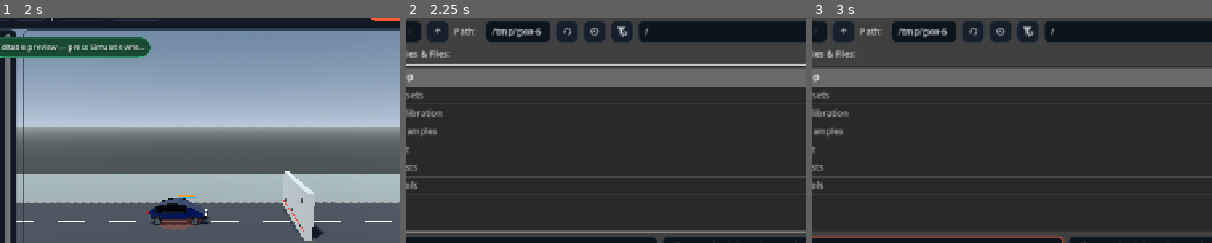
Above: before the commit, frames 1-3 (left to right).
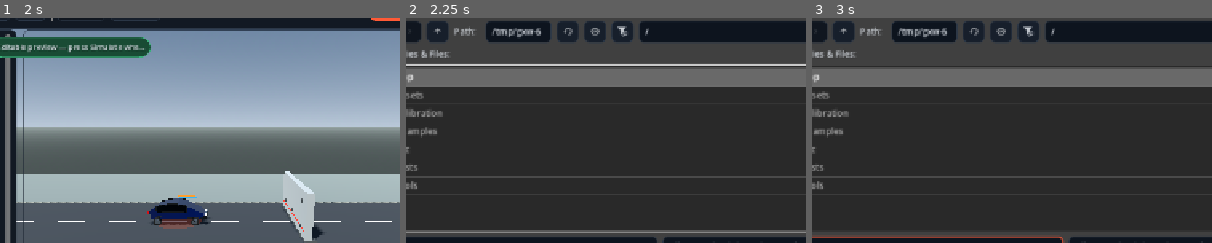
Above: after the commit, the same moments.

Repository: ArrowSK/crashvector
Game: Godot game, scene res://app/main.tscn
Two runs of this game, one before a commit and one after it. Both use one fixed random seed, a clock stepped at 60 frames per second and the inputs below.
Inputs (mouse positions are % of the whole screen's width and height, from its top left):
- Up to frame 1 (2 s): click "New" at 0.5 s; click "New" at 1.25 s
- Up to frame 2 (2.25 s): click "Open" at 2 s
- Up to frame 3 (3 s): click (36, 59) at 2.77 s; type "12" at 2.85 s
The pictures show only the part of the screen within x 21-71%, y 8-58%; the shares and areas given below are measured in that part.

Frame 1 is identical in both runs. In frame 2, 0.1% of the frame differs, in the area x 39-61%, y 3-9%; in frame 3, 0.1%.

Commit message:
M11: account capped static contact work

Diff:
--- a/src/simulation/vehicle_static_contact.gd
+++ b/src/simulation/vehicle_static_contact.gd
@@ -45,10 +45,6 @@
 	damping_ratio = damping_ratio_for_restitution(restitution)
 
 static func damping_ratio_for_restitution(coefficient: float) -> float:
-	# Kelvin-Voigt contact uses the standard under-damped oscillator mapping
-	# between coefficient of restitution and damping ratio. Near-zero requested
-	# restitution intentionally approaches critical damping instead of leaving
-	# the provisional M11 contact highly elastic.
 	var e := clampf(coefficient, 0.0001, 0.9999)
 	var log_e := log(e)
 	return clampf(-log_e / sqrt(PI * PI + log_e * log_e), 0.0, 1.0)
@@ -67,9 +63,6 @@
 		_apply_node_force(node, contact_data["normal"], float(contact_data["penetration"]), delta_s, elapsed_s)
 
 func resolve_model(model: StructuralModel, elapsed_s: float) -> void:
-	# Compatibility entry point for older callers. Production M11 simulation
-	# uses apply_forces() between StructuralModel.prepare_substep() and
-	# integrate_substep().
 	apply_forces(model, 1.0 / 240.0, elapsed_s)
 
 func _contact_for_point(point_m: Vector3) -> Dictionary:
@@ -123,10 +116,14 @@
 	var critical_damping := 2.0 * sqrt(maxf(normal_stiffness_n_m * node.mass_kg, 0.0))
 	var damping_coefficient := critical_damping * clampf(damping_ratio, 0.0, 1.0)
 	var damping_force := damping_coefficient * closing_speed
-	var normal_force := minf(spring_force + damping_force, maximum_force_per_node_n)
+	var requested_force := spring_force + damping_force
+	var normal_force := minf(requested_force, maximum_force_per_node_n)
+	var force_scale := normal_force / maxf(requested_force, 0.000001)
+	var applied_spring_force := spring_force * force_scale
+	var applied_damping_force := damping_force * force_scale
 	node.add_force(n * normal_force)
-	current_contact_energy_j += 0.5 * normal_stiffness_n_m * penetration_m * penetration_m
-	accumulated_dissipation_j += damping_force * closing_speed * delta_s
+	current_contact_energy_j += 0.5 * applied_spring_force * penetration_m
+	accumulated_dissipation_j += applied_damping_force * closing_speed * delta_s
 
 	var tangent_velocity := node.velocity_ms - n * node.velocity_ms.dot(n)
 	var tangent_speed := tangent_velocity.length()
@@ -137,8 +134,6 @@
 		node.add_force(-tangent_direction * friction_force)
 		accumulated_dissipation_j += friction_force * tangent_speed * delta_s
 
-	# Emergency stabilization is deliberately tiny and only engages after deep
-	# numerical penetration. It is not the normal contact response.
 	if penetration_m > emergency_penetration_m:
 		var correction := (penetration_m - emergency_penetration_m) * clampf(emergency_position_fraction, 0.0, 0.05)
 		node.position_m += n * correction
